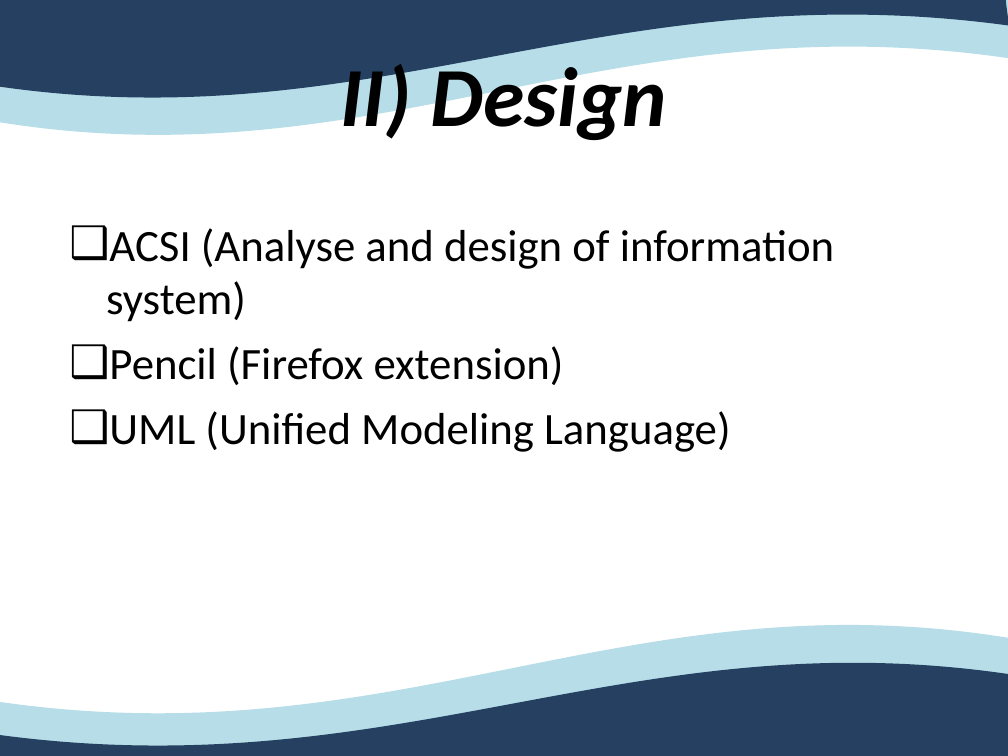
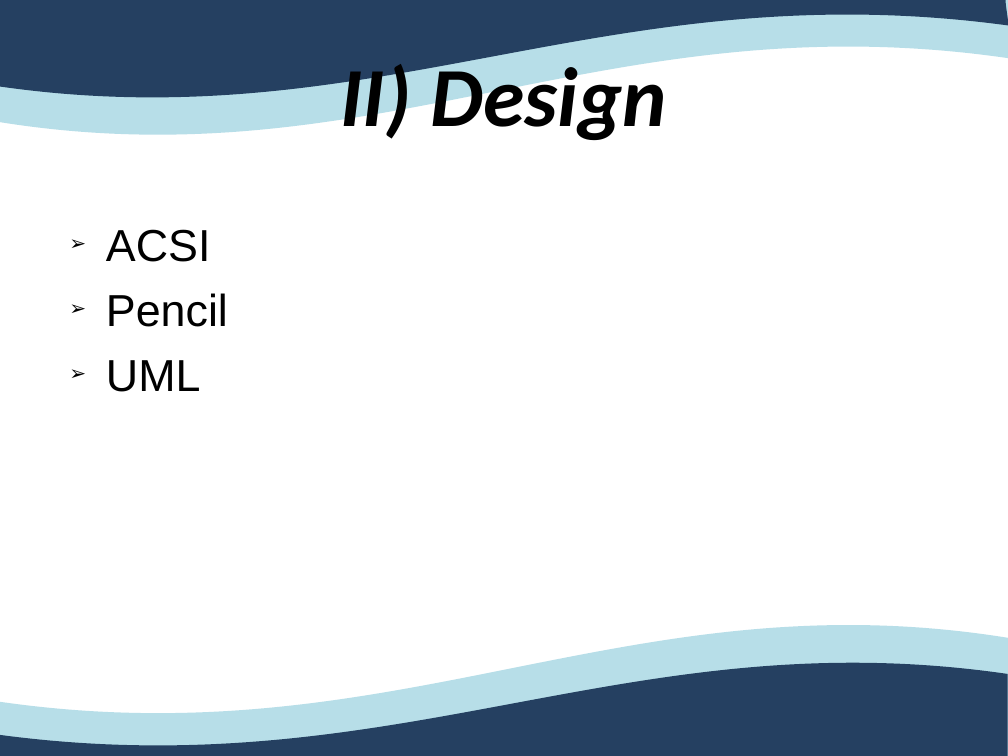
Before and after one commit to Ovan33/Immobilier, a slide deck: slide 10 of docs/Rapport/ProjetTuteureAnglais.ppt. Drawn at 1008x756 pixels with LibreOffice and Linux fonts; fonts in the diff are those of the drawing. Boxes give left, top, right and bottom in pixels: in the first picture for what was removed or moved away, otherwise in the second. Text is boxed around its words. In the diff, an @@ line names an element or a change of style, - is before the commit and + after.

```diff
--- a/docs/Rapport/ProjetTuteureAnglais.ppt
+++ b/docs/Rapport/ProjetTuteureAnglais.ppt
@@ outline redrawn in 3 elements at <box>0,662,1008,756</box>, <box>0,0,1008,98</box>, <box>0,0,1008,135</box> @@
@@ text at <box>106,229,228,392</box>: text changed; font Calibri to Arial @@
-❑ ACSI (Analyse and design of information system)
-❑ Pencil (Firefox extension)
-❑ UML (Unified Modeling Language)
+➢ ACSI
+➢ Pencil
+➢ UML
```
Also in this commit, not shown: 18 other slides changed, 7 slides added, 6 slides removed, 9 other files.
